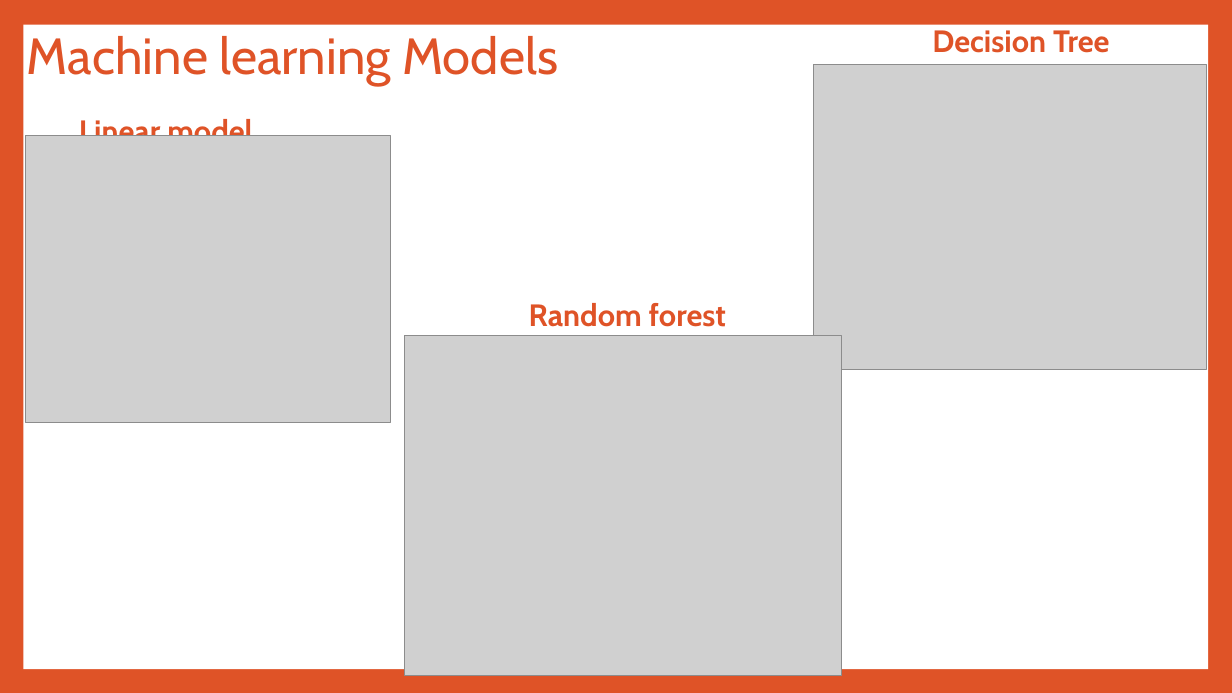
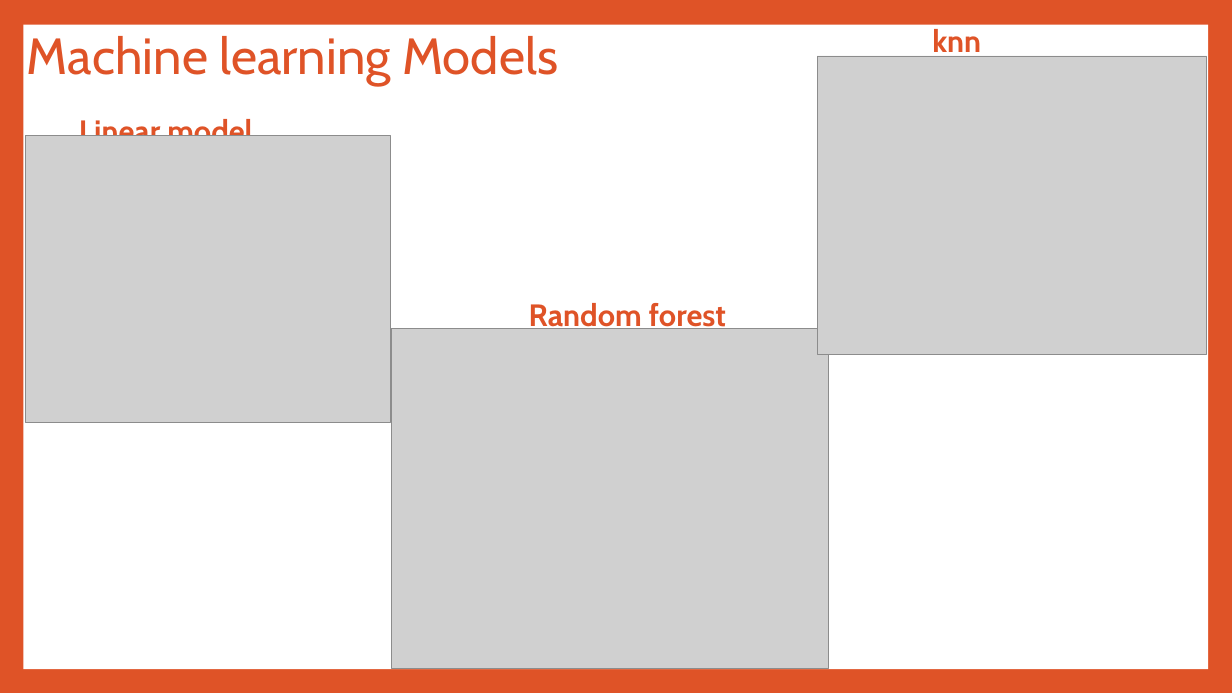
Before and after one commit to MeghaBhambri/youtube_engagement_analysis, a slide deck: slide 11 of slides/final_bootcamp_project.pptx. Drawn at 1232x693 pixels with LibreOffice and Linux fonts; fonts in the diff are those of the drawing; grey boxes stand for pictures. Boxes give left, top, right and bottom in pixels: in the first picture for what was removed or moved away, otherwise in the second. Text is boxed around its words. In the diff, an @@ line names an element or a change of style, - is before the commit and + after.

Commit message:
changed images in ppt

```diff
--- a/slides/final_bootcamp_project.pptx
+++ b/slides/final_bootcamp_project.pptx
@@ text at [932,29,981,59]: text changed @@
-Decision Tree
+knn
@@ picture: place and size @@
-picture at [814,64,1207,369]
+picture at [817,56,1207,355]
@@ picture: place and size @@
-picture at [405,335,842,676]
+picture at [391,328,828,668]
```
Also in this commit, not shown: 1 other slide changed.
